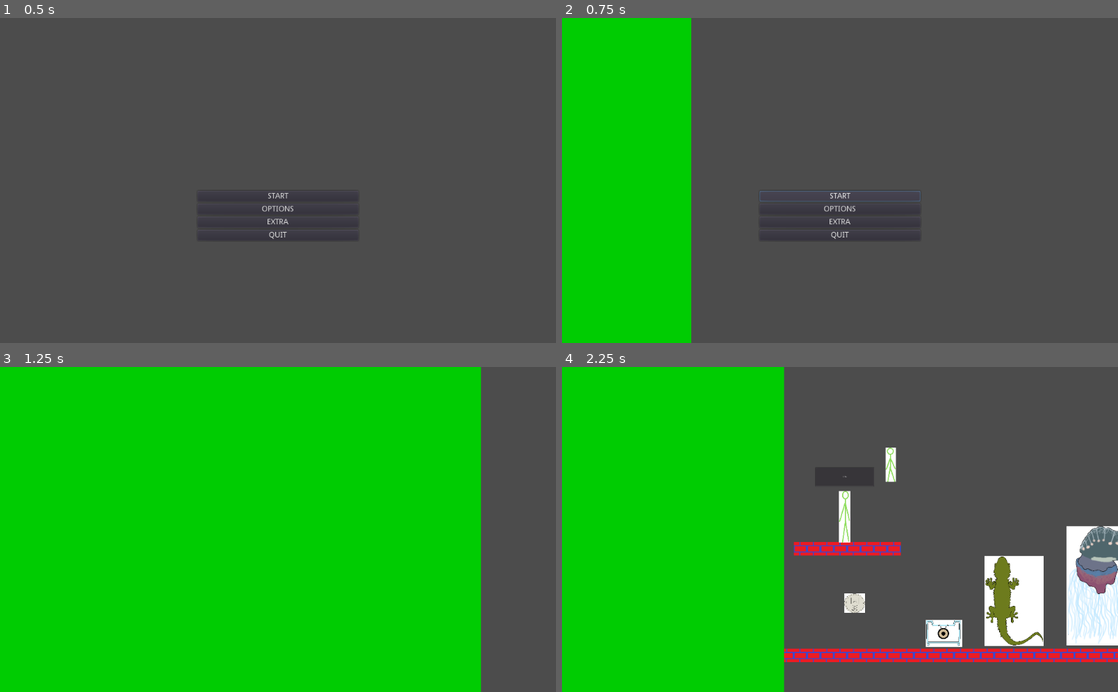
Above: before the commit, frames 1-4 (two rows, left to right).
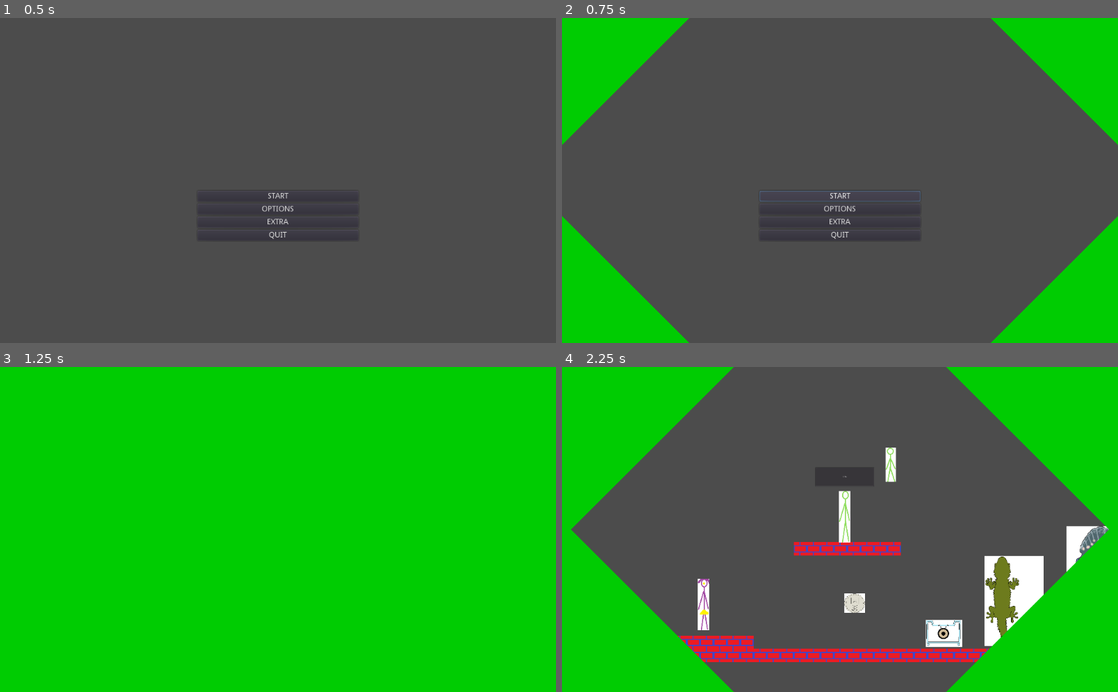
Above: after the commit, the same moments.

Repository: EyeBallTank/PROJECT-NORTUBEL-main-ish
Game: Godot game, scene res://screens/MainMenu.tscn
Two runs of this game, one before a commit and one after it. Both use one fixed random seed, a clock stepped at 60 frames per second and the inputs below.
Inputs:
- Up to frame 1 (0.5 s): no input
- Up to frame 2 (0.75 s): click "START" at 0.5 s
- Up to frame 3 (1.25 s): no input
- Up to frame 4 (2.25 s): click "START" at 1.25 s; hold Right (right) from 2.03 s (still down); hold F (followme) from 2.03 s (still down)

Frame 1 is identical in both runs. In frame 2, 23% of the frame differs, in the area x 0-100%, y 0-100%; in frame 3, 14%; in frame 4, 40%, in the area x 1-100%, y 0-100%.

Commit message:
Transition animated added
Got the one i wanted: A tilted square/diamond (Because it's a reference to the flag of the country in this game's setting)

Diff:
--- a/src/behind_the_scenes/scene_manager.tscn
+++ b/src/behind_the_scenes/scene_manager.tscn
@@ -15,6 +15,138 @@
 "transitions": PoolRealArray( 1 ),
 "update": 0,
 "values": [ Vector2( 0, 600 ) ]
+}
+tracks/1/type = "value"
+tracks/1/path = NodePath("Control/ColorRect:rect_position")
+tracks/1/interp = 1
+tracks/1/loop_wrap = true
+tracks/1/imported = false
+tracks/1/enabled = true
+tracks/1/keys = {
+"times": PoolRealArray( 0 ),
+"transitions": PoolRealArray( 1 ),
+"update": 0,
+"values": [ Vector2( 280, -457 ) ]
+}
+tracks/2/type = "value"
+tracks/2/path = NodePath("Control/ColorRect:rect_rotation")
+tracks/2/interp = 1
+tracks/2/loop_wrap = true
+tracks/2/imported = false
+tracks/2/enabled = true
+tracks/2/keys = {
+"times": PoolRealArray( 0 ),
+"transitions": PoolRealArray( 1 ),
+"update": 0,
+"values": [ 41.3462 ]
+}
+tracks/3/type = "value"
+tracks/3/path = NodePath("Control/ColorRect4:rect_position")
+tracks/3/interp = 1
+tracks/3/loop_wrap = true
+tracks/3/imported = false
+tracks/3/enabled = true
+tracks/3/keys = {
+"times": PoolRealArray( 0 ),
+"transitions": PoolRealArray( 1 ),
+"update": 0,
+"values": [ Vector2( 528, 1216 ) ]
+}
+tracks/4/type = "value"
+tracks/4/path = NodePath("Control/ColorRect4:rect_size")
+tracks/4/interp = 1
+tracks/4/loop_wrap = true
+tracks/4/imported = false
+tracks/4/enabled = true
+tracks/4/keys = {
+"times": PoolRealArray( 0 ),
+"transitions": PoolRealArray( 1 ),
+"update": 0,
+"values": [ Vector2( 84, 1578 ) ]
+}
+tracks/5/type = "value"
+tracks/5/path = NodePath("Control/ColorRect4:rect_rotation")
+tracks/5/interp = 1
+tracks/5/loop_wrap = true
+tracks/5/imported = false
+tracks/5/enabled = true
+tracks/5/keys = {
+"times": PoolRealArray( 0 ),
+"transitions": PoolRealArray( 1 ),
+"update": 0,
+"values": [ 225.0 ]
+}
+tracks/6/type = "value"
+tracks/6/path = NodePath("Control/ColorRect3:rect_position")
+tracks/6/interp = 1
+tracks/6/loop_wrap = true
+tracks/6/imported = false
+tracks/6/enabled = true
+tracks/6/keys = {
+"times": PoolRealArray( 0 ),
+"transitions": PoolRealArray( 1 ),
+"update": 0,
+"values": [ Vector2( -616, 104 ) ]
+}
+tracks/7/type = "value"
+tracks/7/path = NodePath("Control/ColorRect3:rect_size")
+tracks/7/interp = 1
+tracks/7/loop_wrap = true
+tracks/7/imported = false
+tracks/7/enabled = true
+tracks/7/keys = {
+"times": PoolRealArray( 0 ),
+"transitions": PoolRealArray( 1 ),
+"update": 0,
+"values": [ Vector2( 84, 1578 ) ]
+}
+tracks/8/type = "value"
+tracks/8/path = NodePath("Control/ColorRect3:rect_rotation")
+tracks/8/interp = 1
+tracks/8/loop_wrap = true
+tracks/8/imported = false
+tracks/8/enabled = true
+tracks/8/keys = {
+"times": PoolRealArray( 0 ),
+"transitions": PoolRealArray( 1 ),
+"update": 0,
+"values": [ 315.0 ]
+}
+tracks/9/type = "value"
+tracks/9/path = NodePath("Control/ColorRect2:rect_position")
+tracks/9/interp = 1
+tracks/9/loop_wrap = true
+tracks/9/imported = false
+tracks/9/enabled = true
+tracks/9/keys = {
+"times": PoolRealArray( 0 ),
+"transitions": PoolRealArray( 1 ),
+"update": 0,
+"values": [ Vector2( 1640, 496 ) ]
+}
+tracks/10/type = "value"
+tracks/10/path = NodePath("Control/ColorRect2:rect_size")
+tracks/10/interp = 1
+tracks/10/loop_wrap = true
+tracks/10/imported = false
+tracks/10/enabled = true
+tracks/10/keys = {
+"times": PoolRealArray( 0 ),
+"transitions": PoolRealArray( 1 ),
+"update": 0,
+"values": [ Vector2( 84, 1578 ) ]
+}
+tracks/11/type = "value"
+tracks/11/path = NodePath("Control/ColorRect2:rect_rotation")
+tracks/11/interp = 1
+tracks/11/loop_wrap = true
+tracks/11/imported = false
+tracks/11/enabled = true
+tracks/11/keys = {
+"times": PoolRealArray( 0 ),
+"transitions": PoolRealArray( 1 ),
+"update": 0,
+"values": [ 135.0 ]
 }
 
 [sub_resource type="Animation" id=2]
@@ -27,10 +159,10 @@
 tracks/0/imported = false
 tracks/0/enabled = true
 tracks/0/keys = {
-"times": PoolRealArray( 0, 0.8, 1.2, 2 ),
+"times": PoolRealArray( 0, 0.8, 1.2, 1.9 ),
 "transitions": PoolRealArray( 1, 1, 1, 1 ),
 "update": 0,
-"values": [ Vector2( 0, 600 ), Vector2( 1037, 600 ), Vector2( 1034, 600 ), Vector2( 0, 600 ) ]
+"values": [ Vector2( 84, 1578 ), Vector2( 810, 1578 ), Vector2( 810, 1578 ), Vector2( 84, 1578 ) ]
 }
 tracks/1/type = "method"
 tracks/1/path = NodePath("..")
@@ -46,6 +178,138 @@
 "method": "_new_scene"
 } ]
 }
+tracks/2/type = "value"
+tracks/2/path = NodePath("Control/ColorRect:rect_position")
+tracks/2/interp = 1
+tracks/2/loop_wrap = true
+tracks/2/imported = false
+tracks/2/enabled = true
+tracks/2/keys = {
+"times": PoolRealArray( 0 ),
+"transitions": PoolRealArray( 1 ),
+"update": 0,
+"values": [ Vector2( 496, -616 ) ]
+}
+tracks/3/type = "value"
+tracks/3/path = NodePath("Control/ColorRect:rect_rotation")
+tracks/3/interp = 1
+tracks/3/loop_wrap = true
+tracks/3/imported = false
+tracks/3/enabled = true
+tracks/3/keys = {
+"times": PoolRealArray( 0 ),
+"transitions": PoolRealArray( 1 ),
+"update": 0,
+"values": [ 45.0 ]
+}
+tracks/4/type = "value"
+tracks/4/path = NodePath("Control/ColorRect4:rect_position")
+tracks/4/interp = 1
+tracks/4/loop_wrap = true
+tracks/4/imported = false
+tracks/4/enabled = true
+tracks/4/keys = {
+"times": PoolRealArray( 0 ),
+"transitions": PoolRealArray( 1 ),
+"update": 0,
+"values": [ Vector2( 528, 1216 ) ]
+}
+tracks/5/type = "value"
+tracks/5/path = NodePath("Control/ColorRect4:rect_size")
+tracks/5/interp = 1
+tracks/5/loop_wrap = true
+tracks/5/imported = false
+tracks/5/enabled = true
+tracks/5/keys = {
+"times": PoolRealArray( 0, 0.8, 1.2, 1.9 ),
+"transitions": PoolRealArray( 1, 1, 1, 1 ),
+"update": 0,
+"values": [ Vector2( 84, 1578 ), Vector2( 810, 1578 ), Vector2( 810, 1578 ), Vector2( 84, 1578 ) ]
+}
+tracks/6/type = "value"
+tracks/6/path = NodePath("Control/ColorRect4:rect_rotation")
+tracks/6/interp = 1
+tracks/6/loop_wrap = true
+tracks/6/imported = false
+tracks/6/enabled = true
+tracks/6/keys = {
+"times": PoolRealArray( 0 ),
+"transitions": PoolRealArray( 1 ),
+"update": 0,
+"values": [ 225.0 ]
+}
+tracks/7/type = "value"
+tracks/7/path = NodePath("Control/ColorRect3:rect_position")
+tracks/7/interp = 1
+tracks/7/loop_wrap = true
+tracks/7/imported = false
+tracks/7/enabled = true
+tracks/7/keys = {
+"times": PoolRealArray( 0 ),
+"transitions": PoolRealArray( 1 ),
+"update": 0,
+"values": [ Vector2( -616, 104 ) ]
+}
+tracks/8/type = "value"
+tracks/8/path = NodePath("Control/ColorRect3:rect_size")
+tracks/8/interp = 1
+tracks/8/loop_wrap = true
+tracks/8/imported = false
+tracks/8/enabled = true
+tracks/8/keys = {
+"times": PoolRealArray( 0, 0.8, 1.2, 1.9 ),
+"transitions": PoolRealArray( 1, 1, 1, 1 ),
+"update": 0,
+"values": [ Vector2( 84, 1578 ), Vector2( 810, 1578 ), Vector2( 810, 1578 ), Vector2( 84, 1578 ) ]
+}
+tracks/9/type = "value"
+tracks/9/path = NodePath("Control/ColorRect3:rect_rotation")
+tracks/9/interp = 1
+tracks/9/loop_wrap = true
+tracks/9/imported = false
+tracks/9/enabled = true
+tracks/9/keys = {
+"times": PoolRealArray( 0 ),
+"transitions": PoolRealArray( 1 ),
+"update": 0,
+"values": [ 315.0 ]
+}
+tracks/10/type = "value"
+tracks/10/path = NodePath("Control/ColorRect2:rect_position")
+tracks/10/interp = 1
+tracks/10/loop_wrap = true
+tracks/10/imported = false
+tracks/10/enabled = true
+tracks/10/keys = {
+"times": PoolRealArray( 0 ),
+"transitions": PoolRealArray( 1 ),
+"update": 0,
+"values": [ Vector2( 1640, 496 ) ]
+}
+tracks/11/type = "value"
+tracks/11/path = NodePath("Control/ColorRect2:rect_size")
+tracks/11/interp = 1
+tracks/11/loop_wrap = true
+tracks/11/imported = false
+tracks/11/enabled = true
+tracks/11/keys = {
+"times": PoolRealArray( 0, 0.8, 1.2, 1.9 ),
+"transitions": PoolRealArray( 1, 1, 1, 1 ),
+"update": 0,
+"values": [ Vector2( 84, 1578 ), Vector2( 810, 1578 ), Vector2( 810, 1578 ), Vector2( 84, 1578 ) ]
+}
+tracks/12/type = "value"
+tracks/12/path = NodePath("Control/ColorRect2:rect_rotation")
+tracks/12/interp = 1
+tracks/12/loop_wrap = true
+tracks/12/imported = false
+tracks/12/enabled = true
+tracks/12/keys = {
+"times": PoolRealArray( 0 ),
+"transitions": PoolRealArray( 1 ),
+"update": 0,
+"values": [ 135.0 ]
+}
 
 [node name="SceneManager" type="Node"]
 script = ExtResource( 1 )
@@ -61,7 +325,44 @@
 [node name="ColorRect" type="ColorRect" parent="CanvasLayer/Control"]
 anchor_right = 1.0
 anchor_bottom = 1.0
-margin_bottom = 600.0
+margin_left = 280.0
+margin_top = -457.0
+margin_right = 280.0
+margin_bottom = -457.0
+rect_rotation = 41.3462
+mouse_filter = 2
+color = Color( 0, 0.803922, 0.0117647, 1 )
+
+[node name="ColorRect4" type="ColorRect" parent="CanvasLayer/Control"]
+anchor_right = 1.0
+anchor_bottom = 1.0
+margin_left = 528.0
+margin_top = 1216.0
+margin_right = 612.0
+margin_bottom = 2194.0
+rect_rotation = 225.0
+mouse_filter = 2
+color = Color( 0, 0.803922, 0.0117647, 1 )
+
+[node name="ColorRect3" type="ColorRect" parent="CanvasLayer/Control"]
+anchor_right = 1.0
+anchor_bottom = 1.0
+margin_left = -616.0
+margin_top = 104.0
+margin_right = -532.0
+margin_bottom = 1082.0
+rect_rotation = 315.0
+mouse_filter = 2
+color = Color( 0, 0.803922, 0.0117647, 1 )
+
+[node name="ColorRect2" type="ColorRect" parent="CanvasLayer/Control"]
+anchor_right = 1.0
+anchor_bottom = 1.0
+margin_left = 1640.0
+margin_top = 496.0
+margin_right = 1724.0
+margin_bottom = 1474.0
+rect_rotation = 135.0
 mouse_filter = 2
 color = Color( 0, 0.803922, 0.0117647, 1 )
 
--- a/src/level_objects/Door.gd
+++ b/src/level_objects/Door.gd
@@ -1,17 +1,7 @@
 extends Area2D
 
-var player = false
+# Using HeartBeast's pixel platformer door as refernce
+
 
 func _ready():
 	pass
-
-
-
-func _on_Door_body_entered(body):
-	player = body
-	SceneManager.change_scene("level_transition_effect", "res://src/levels/LevelTemplate2.tscn")
-
-
-
-func _on_Door_body_exited(body):
-	pass # Replace with function body.
--- a/src/levels/LevelTemplate.tscn
+++ b/src/levels/LevelTemplate.tscn
@@ -76,4 +76,4 @@
 position = Vector2( 3200, 559 )
 
 [node name="Door" parent="." instance=ExtResource( 10 )]
-position = Vector2( 6480, 964 )
+position = Vector2( 6548, 956 )
